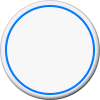
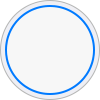
The second 100 x 100 image is a revision of the first. Changes to its layers:
pixels changed over [0, 0, 100, 100] (layer not identified)
